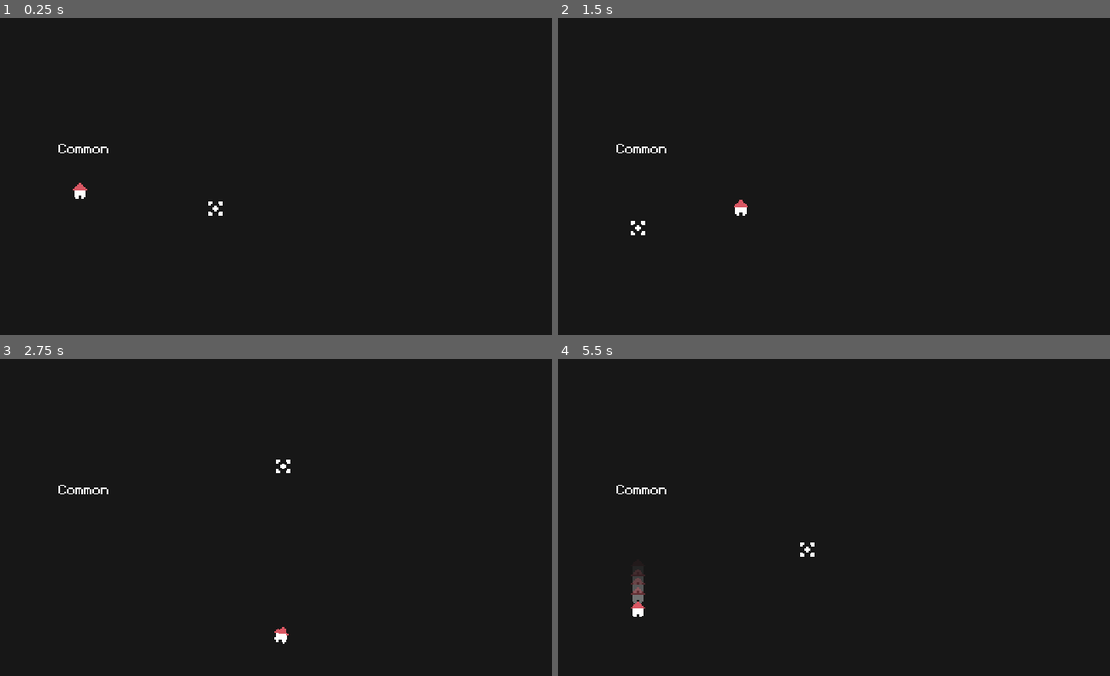
Above: before the commit, frames 1-4 (two rows, left to right).
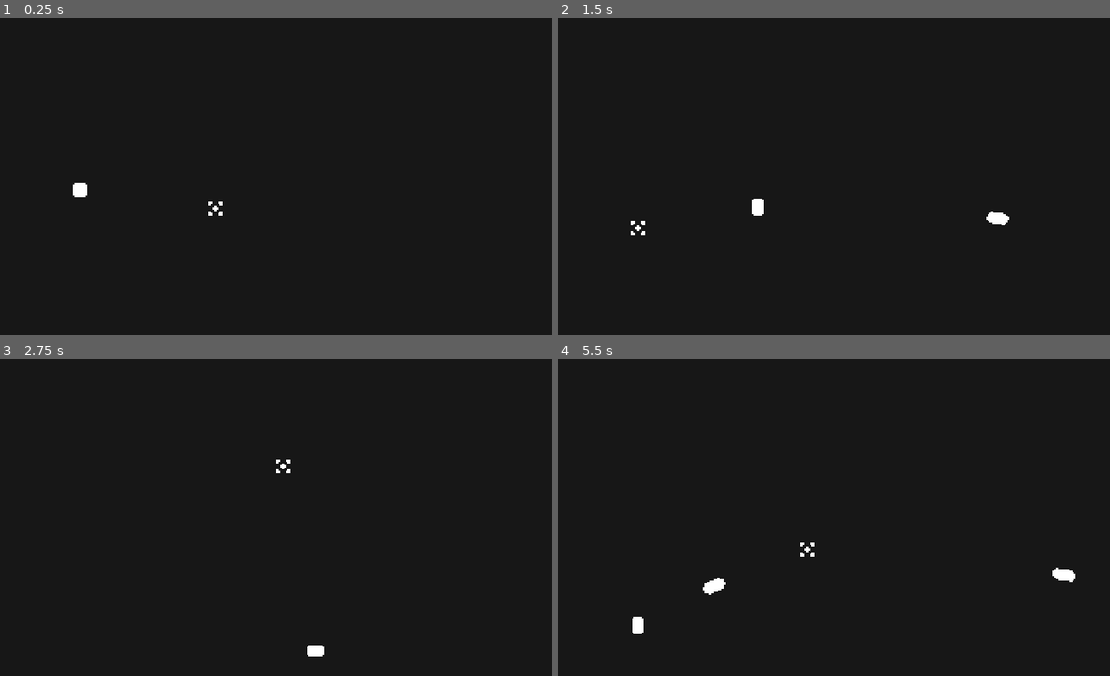
Above: after the commit, the same moments.

Repository: deltea/brj-exchange
Game: Godot game, scene res://game.tscn
Two runs of this game, one before a commit and one after it. Both use one fixed random seed, a clock stepped at 60 frames per second and the inputs below.
Inputs (mouse positions are in pixels of both pictures, inside the frame that each line leads up to):
- Up to frame 1 (0.25 s): no input
- Up to frame 2 (1.5 s): tap Enter at 0.5 s; move the mouse to (922, 189) at 0.52 s; press the mouse at (922, 189) at 0.53 s; hold D (right) 0.53-1.28 s; tap Space (dash) at 0.6 s; move the mouse to (635, 227) at 1.27 s; release the mouse at (635, 227) at 1.28 s; hold S (down) from 1.28 s (still down); click (635, 227) at 1.35 s
- Up to frame 3 (2.75 s): tap Space (dash) at 1.55, 2.1 s; move the mouse to (281, 466) at 2.02 s; release S (down) at 2.03 s; press the mouse at (281, 466) at 2.03 s; hold D (right) from 2.03 s (still down)
- Up to frame 4 (5.5 s): move the mouse to (740, 625) at 2.77 s; release D (right) at 2.78 s; release the mouse at (740, 625) at 2.78 s; hold W (up) 2.78-3.53 s; click (740, 625) at 2.85 s; tap Space (dash) at 3.05, 3.6, 4.55, 5.1 s; move the mouse to (977, 606) at 3.52 s; press the mouse at (977, 606) at 3.53 s; hold A (left) 3.53-5.03 s; move the mouse to (569, 492) at 4.27 s; release the mouse at (569, 492) at 4.28 s; click (569, 492) at 4.35 s; move the mouse to (806, 549) at 5.02 s; press the mouse at (806, 549) at 5.03 s; hold S (down) from 5.03 s (still down)

The runs differ from the first frame. In frame 1, 0.2% of the frame differs, in the area x 10-20%, y 39-58%; in frame 2, 0.4%; in frame 3, 0.3%; in frame 4, 0.8%, in the area x 10-94%, y 39-87%.

Commit message:
🔫 shooting

Diff:
--- a/autoloads/Globals.gd
+++ b/autoloads/Globals.gd
@@ -1,3 +1,9 @@
 extends Node
 
 var player: Player
+var world: World
+
+var time = 0.0
+
+func _process(delta: float) -> void:
+	time += delta
--- /dev/null
+++ b/bullet.gd
@@ -0,0 +1,10 @@
+extends Area2D
+class_name Bullet
+
+var speed = 0
+
+func _physics_process(delta: float) -> void:
+	position += Vector2.from_angle(rotation) * speed * delta
+
+func _on_visible_on_screen_notifier_screen_exited() -> void:
+	queue_free()
--- /dev/null
+++ b/bullet.tscn
@@ -0,0 +1,25 @@
+[gd_scene load_steps=4 format=3 uid="uid://350rrubvnvqp"]
+
+[ext_resource type="Script" path="res://bullet.gd" id="1_ble3x"]
+[ext_resource type="Texture2D" uid="uid://ec52in483vjt" path="res://assets/bullet.png" id="1_tnqxb"]
+
+[sub_resource type="CapsuleShape2D" id="CapsuleShape2D_j4826"]
+radius = 8.0
+height = 24.0
+
+[node name="Bullet" type="Area2D"]
+collision_layer = 0
+collision_mask = 0
+script = ExtResource("1_ble3x")
+
+[node name="Sprite" type="Sprite2D" parent="."]
+texture = ExtResource("1_tnqxb")
+
+[node name="CollisionShape" type="CollisionShape2D" parent="."]
+rotation = 1.5708
+shape = SubResource("CapsuleShape2D_j4826")
+
+[node name="VisibleOnScreenNotifier" type="VisibleOnScreenNotifier2D" parent="."]
+scale = Vector2(0.8, 0.4)
+
+[connection signal="screen_exited" from="VisibleOnScreenNotifier" to="." method="_on_visible_on_screen_notifier_screen_exited"]
--- a/dash_ghost.gd
+++ /dev/null
@@ -1,10 +0,0 @@
-extends Sprite2D
-class_name DashGhost
-
-var duration: float
-
-func _ready():
-	var tween = get_tree().create_tween()
-	tween.tween_property(self, "self_modulate", Color(1, 1, 1, 0), duration)
-	await tween.finished
-	queue_free()
--- a/dash_ghost.tscn
+++ /dev/null
@@ -1,10 +0,0 @@
-[gd_scene load_steps=3 format=3 uid="uid://dpvgsg4x3r6mw"]
-
-[ext_resource type="Texture2D" uid="uid://li2x6sjm8ue" path="res://assets/player.png" id="1_870ce"]
-[ext_resource type="Script" path="res://dash_ghost.gd" id="2_hy2h3"]
-
-[node name="DashGhost" type="Sprite2D"]
-texture = ExtResource("1_870ce")
-region_enabled = true
-region_rect = Rect2(0, 0, 10, 12)
-script = ExtResource("2_hy2h3")
--- /dev/null
+++ b/game.gd
@@ -0,0 +1,5 @@
+extends Node2D
+class_name World
+
+func _enter_tree() -> void:
+	Globals.world = self
--- a/game.tscn
+++ b/game.tscn
@@ -1,22 +1,10 @@
-[gd_scene load_steps=4 format=3 uid="uid://dkleaeatsa8o"]
+[gd_scene load_steps=3 format=3 uid="uid://dkleaeatsa8o"]
 
 [ext_resource type="PackedScene" uid="uid://did6o62ni3sjp" path="res://player.tscn" id="1_3j88b"]
-[ext_resource type="FontFile" uid="uid://dw82ff1gmdlec" path="res://assets/fonts/monogram.ttf" id="1_tyi4b"]
-
-[sub_resource type="LabelSettings" id="LabelSettings_dv8b1"]
-font = ExtResource("1_tyi4b")
+[ext_resource type="Script" path="res://game.gd" id="1_udh55"]
 
 [node name="Game" type="Node2D"]
-
-[node name="CanvasLayer" type="CanvasLayer" parent="."]
-
-[node name="Label" type="Label" parent="CanvasLayer"]
-offset_left = 129.0
-offset_top = 85.0
-offset_right = 159.0
-offset_bottom = 101.0
-text = "Common"
-label_settings = SubResource("LabelSettings_dv8b1")
+script = ExtResource("1_udh55")
 
 [node name="Player" parent="." instance=ExtResource("1_3j88b")]
 position = Vector2(144, 122)
--- a/player.gd
+++ b/player.gd
@@ -1,21 +1,29 @@
 extends CharacterBody2D
 class_name Player
 
+@export_category("Movement")
 @export var run_speed = 60
-@export var dash_speed = 200
-@export var dash_time = 0.2
-@export var dash_cooldown = 1.0
+@export var dash_speed = 300
+@export var dash_time = 0.15
+
+@export_category("Shooting")
+@export var bullet_speed = 700
+@export var fire_rate = 3.0
+@export var spread = 10
+@export var bullet_size = 1
 
 @export_category("Animation")
-@export var tilt = 10
-@export var dash_ghost_delay = 0.02
-@export var dash_ghost_duration = 0.3
+@export var squash_and_stretch = 0.2
+@export var turn_speed = 20
+@export var squash_and_stretch_speed = 50
 
 @onready var sprite := $Sprite
 @onready var dash_timer := $DashTimer
 
-var ghost_scene = preload("res://dash_ghost.tscn")
-var dash_ghost_timer = 0
+var target_rotation = 0.0
+var target_scale = Vector2.ONE
+var next_time_to_fire = 0.0
+var bullet_scene = preload("res://player_bullet.tscn")
 
 func _enter_tree() -> void:
 	Globals.player = self
@@ -24,35 +32,40 @@
 	dash_timer.wait_time = dash_time
 
 func _process(delta: float) -> void:
-	dash_ghost_timer += delta
-	if dash_ghost_timer >= dash_ghost_delay and is_dashing():
-		dash_ghost_timer = 0
-		instance_ghost()
+	sprite.rotation = lerp_angle(sprite.rotation, target_rotation, turn_speed * delta)
+	sprite.scale = sprite.scale.move_toward(target_scale, squash_and_stretch_speed * delta)
 
-func _physics_process(delta: float) -> void:
+func _physics_process(_delta: float) -> void:
 	var input = Input.get_vector("left", "right", "up", "down")
 
-	sprite.rotation_degrees = input.x * tilt
+	if Input.is_action_just_pressed("dash"):
+		dash_timer.start()
+
 	if input:
-		sprite.play("run")
+		target_scale = Vector2.ONE + Vector2(squash_and_stretch, -squash_and_stretch)
+		target_rotation = input.angle()
 	else:
-		sprite.stop()
+		target_scale = Vector2.ONE
 
 	var speed = dash_speed if is_dashing() else run_speed
 	velocity = input * speed
 
-	if Input.is_action_just_pressed("dash"):
-		dash_timer.start()
+	if Input.is_action_pressed("fire") and Globals.time >= next_time_to_fire:
+		fire()
 
 	move_and_slide()
 
-func instance_ghost():
-	var ghost = ghost_scene.instantiate() as DashGhost
+func fire():
+	next_time_to_fire = Globals.time + 1 / fire_rate
 
-	ghost.global_position = global_position
-	ghost.duration = dash_ghost_duration
+	var bullet = bullet_scene.instantiate() as PlayerBullet
+	bullet.global_position = global_position
+	bullet.look_at(get_global_mouse_position())
+	bullet.rotation_degrees += randf_range(-spread, spread)
+	bullet.scale = Vector2.ONE * bullet_size
+	bullet.speed = bullet_speed
 
-	get_parent().get_parent().add_child(ghost)
+	Globals.world.add_child(bullet)
 
 func is_dashing() -> bool:
 	return not dash_timer.is_stopped()
--- a/player.tscn
+++ b/player.tscn
@@ -2,43 +2,28 @@
 
 [ext_resource type="Script" path="res://player.gd" id="1_toly5"]
 [ext_resource type="Texture2D" uid="uid://li2x6sjm8ue" path="res://assets/player.png" id="1_vbidl"]
-
-[sub_resource type="AtlasTexture" id="AtlasTexture_7i6x5"]
-atlas = ExtResource("1_vbidl")
-region = Rect2(0, 0, 10, 12)
-
-[sub_resource type="AtlasTexture" id="AtlasTexture_dbqe7"]
-atlas = ExtResource("1_vbidl")
-region = Rect2(0, 0, 10, 12)
-
-[sub_resource type="AtlasTexture" id="AtlasTexture_uu04m"]
-atlas = ExtResource("1_vbidl")
-region = Rect2(10, 0, 10, 12)
-
-[sub_resource type="SpriteFrames" id="SpriteFrames_gtqge"]
-animations = [{
-"frames": [{
-"duration": 1.0,
-"texture": SubResource("AtlasTexture_7i6x5")
-}],
-"loop": true,
-"name": &"idle",
-"speed": 5.0
-}, {
-"frames": [{
-"duration": 1.0,
-"texture": SubResource("AtlasTexture_dbqe7")
-}, {
-"duration": 1.0,
-"texture": SubResource("AtlasTexture_uu04m")
-}],
-"loop": true,
-"name": &"run",
-"speed": 5.0
-}]
+[ext_resource type="Texture2D" uid="uid://c46htyaexexvl" path="res://assets/circle-particle.png" id="3_snqyy"]
 
 [sub_resource type="RectangleShape2D" id="RectangleShape2D_tomiw"]
-size = Vector2(6, 4.625)
+size = Vector2(4, 4)
+
+[sub_resource type="Curve" id="Curve_o74t4"]
+_data = [Vector2(0, 1), 0.0, 0.0, 0, 0, Vector2(1, 0), 0.0, 0.0, 0, 0]
+point_count = 2
+
+[sub_resource type="CurveTexture" id="CurveTexture_3301y"]
+curve = SubResource("Curve_o74t4")
+
+[sub_resource type="ParticleProcessMaterial" id="ParticleProcessMaterial_kpl2f"]
+emission_shape = 3
+emission_box_extents = Vector3(5.094, 0, 1)
+particle_flag_disable_z = true
+direction = Vector3(0, 0, 0)
+gravity = Vector3(0, 0, 0)
+orbit_velocity_min = 0.0
+orbit_velocity_max = 0.0
+scale_max = 1.3
+scale_curve = SubResource("CurveTexture_3301y")
 
 [node name="Player" type="CharacterBody2D"]
 collision_layer = 2
@@ -46,14 +31,20 @@
 motion_mode = 1
 script = ExtResource("1_toly5")
 
-[node name="Sprite" type="AnimatedSprite2D" parent="."]
-sprite_frames = SubResource("SpriteFrames_gtqge")
-animation = &"idle"
+[node name="Sprite" type="Sprite2D" parent="."]
+texture = ExtResource("1_vbidl")
 
 [node name="CollisionShape" type="CollisionShape2D" parent="."]
-position = Vector2(0, 2.6875)
 shape = SubResource("RectangleShape2D_tomiw")
 
 [node name="DashTimer" type="Timer" parent="."]
 wait_time = 0.5
 one_shot = true
+
+[node name="DashParticles" type="GPUParticles2D" parent="."]
+emitting = false
+amount = 16
+process_material = SubResource("ParticleProcessMaterial_kpl2f")
+texture = ExtResource("3_snqyy")
+one_shot = true
+explosiveness = 1.0
--- /dev/null
+++ b/player_bullet.gd
@@ -0,0 +1,2 @@
+extends Bullet
+class_name PlayerBullet
--- /dev/null
+++ b/player_bullet.tscn
@@ -0,0 +1,8 @@
+[gd_scene load_steps=3 format=3 uid="uid://c1j48h4fyg7fk"]
+
+[ext_resource type="PackedScene" uid="uid://350rrubvnvqp" path="res://bullet.tscn" id="1_od0rr"]
+[ext_resource type="Script" path="res://player_bullet.gd" id="2_5lux5"]
+
+[node name="PlayerBullet" instance=ExtResource("1_od0rr")]
+collision_layer = 8
+script = ExtResource("2_5lux5")
--- a/project.godot
+++ b/project.godot
@@ -35,31 +35,32 @@
 left={
 "deadzone": 0.5,
 "events": [Object(InputEventKey,"resource_local_to_scene":false,"resource_name":"","device":-1,"window_id":0,"alt_pressed":false,"shift_pressed":false,"ctrl_pressed":false,"meta_pressed":false,"pressed":false,"keycode":0,"physical_keycode":65,"key_label":0,"unicode":97,"echo":false,"script":null)
-, Object(InputEventKey,"resource_local_to_scene":false,"resource_name":"","device":-1,"window_id":0,"alt_pressed":false,"shift_pressed":false,"ctrl_pressed":false,"meta_pressed":false,"pressed":false,"keycode":0,"physical_keycode":4194319,"key_label":0,"unicode":0,"echo":false,"script":null)
 ]
 }
 right={
 "deadzone": 0.5,
 "events": [Object(InputEventKey,"resource_local_to_scene":false,"resource_name":"","device":-1,"window_id":0,"alt_pressed":false,"shift_pressed":false,"ctrl_pressed":false,"meta_pressed":false,"pressed":false,"keycode":0,"physical_keycode":68,"key_label":0,"unicode":100,"echo":false,"script":null)
-, Object(InputEventKey,"resource_local_to_scene":false,"resource_name":"","device":-1,"window_id":0,"alt_pressed":false,"shift_pressed":false,"ctrl_pressed":false,"meta_pressed":false,"pressed":false,"keycode":0,"physical_keycode":4194321,"key_label":0,"unicode":0,"echo":false,"script":null)
 ]
 }
 up={
 "deadzone": 0.5,
 "events": [Object(InputEventKey,"resource_local_to_scene":false,"resource_name":"","device":-1,"window_id":0,"alt_pressed":false,"shift_pressed":false,"ctrl_pressed":false,"meta_pressed":false,"pressed":false,"keycode":0,"physical_keycode":87,"key_label":0,"unicode":119,"echo":false,"script":null)
-, Object(InputEventKey,"resource_local_to_scene":false,"resource_name":"","device":-1,"window_id":0,"alt_pressed":false,"shift_pressed":false,"ctrl_pressed":false,"meta_pressed":false,"pressed":false,"keycode":0,"physical_keycode":4194320,"key_label":0,"unicode":0,"echo":false,"script":null)
 ]
 }
 down={
 "deadzone": 0.5,
 "events": [Object(InputEventKey,"resource_local_to_scene":false,"resource_name":"","device":-1,"window_id":0,"alt_pressed":false,"shift_pressed":false,"ctrl_pressed":false,"meta_pressed":false,"pressed":false,"keycode":0,"physical_keycode":83,"key_label":0,"unicode":115,"echo":false,"script":null)
-, Object(InputEventKey,"resource_local_to_scene":false,"resource_name":"","device":-1,"window_id":0,"alt_pressed":false,"shift_pressed":false,"ctrl_pressed":false,"meta_pressed":false,"pressed":false,"keycode":0,"physical_keycode":4194322,"key_label":0,"unicode":0,"echo":false,"script":null)
 ]
 }
 dash={
 "deadzone": 0.5,
 "events": [Object(InputEventKey,"resource_local_to_scene":false,"resource_name":"","device":-1,"window_id":0,"alt_pressed":false,"shift_pressed":false,"ctrl_pressed":false,"meta_pressed":false,"pressed":false,"keycode":0,"physical_keycode":32,"key_label":0,"unicode":32,"echo":false,"script":null)
 , Object(InputEventKey,"resource_local_to_scene":false,"resource_name":"","device":-1,"window_id":0,"alt_pressed":false,"shift_pressed":false,"ctrl_pressed":false,"meta_pressed":false,"pressed":false,"keycode":0,"physical_keycode":4194325,"key_label":0,"unicode":0,"echo":false,"script":null)
+]
+}
+fire={
+"deadzone": 0.5,
+"events": [Object(InputEventMouseButton,"resource_local_to_scene":false,"resource_name":"","device":-1,"window_id":0,"alt_pressed":false,"shift_pressed":false,"ctrl_pressed":false,"meta_pressed":false,"button_mask":0,"position":Vector2(0, 0),"global_position":Vector2(0, 0),"factor":1.0,"button_index":1,"canceled":false,"pressed":false,"double_click":false,"script":null)
 ]
 }
 
Binary file added: assets/bullet.png
Not shown, added: assets/bullet.png.import
Binary file added: assets/circle-particle.png
Not shown, added: assets/circle-particle.png.import
Binary file changed: assets/player.png
